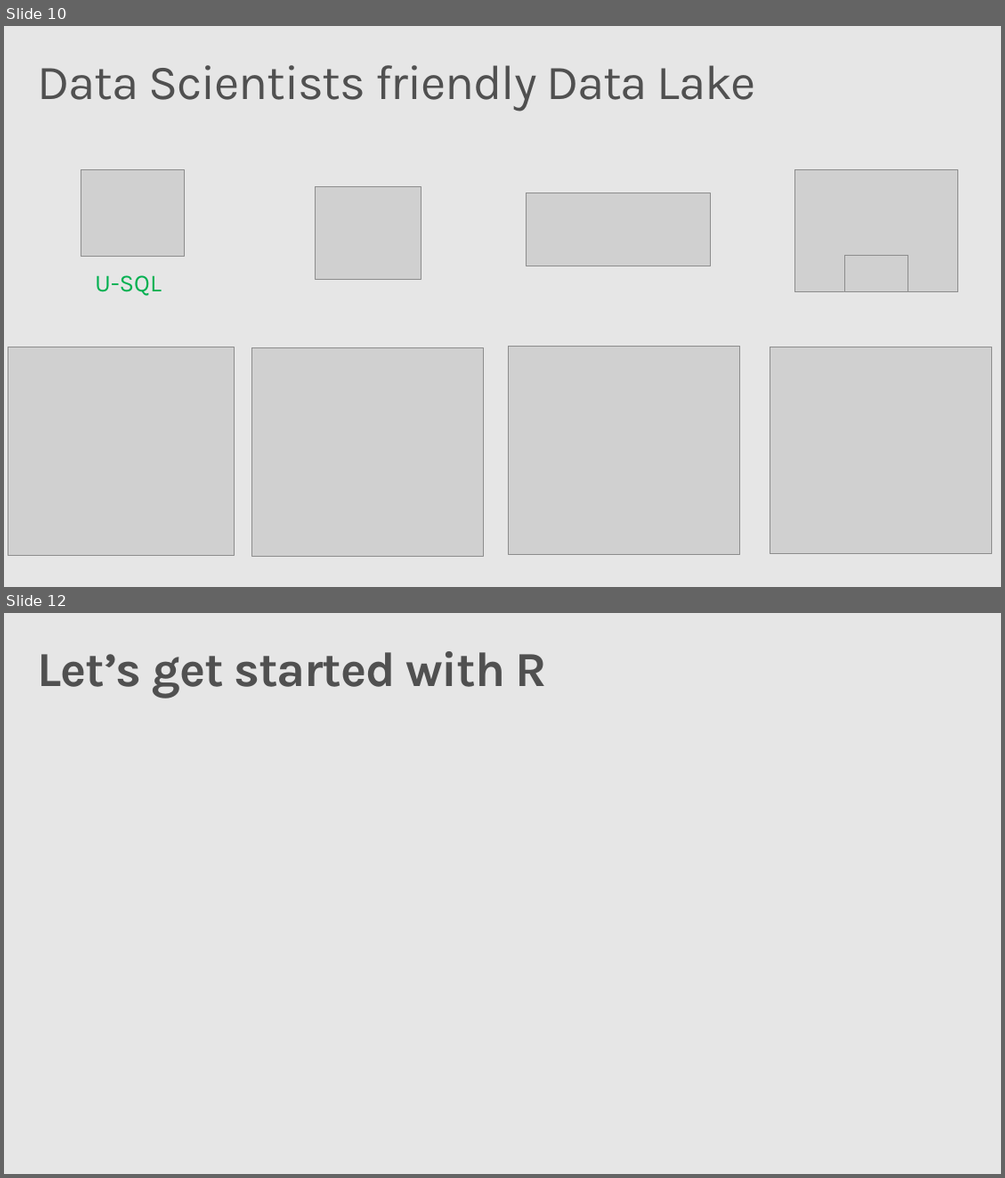
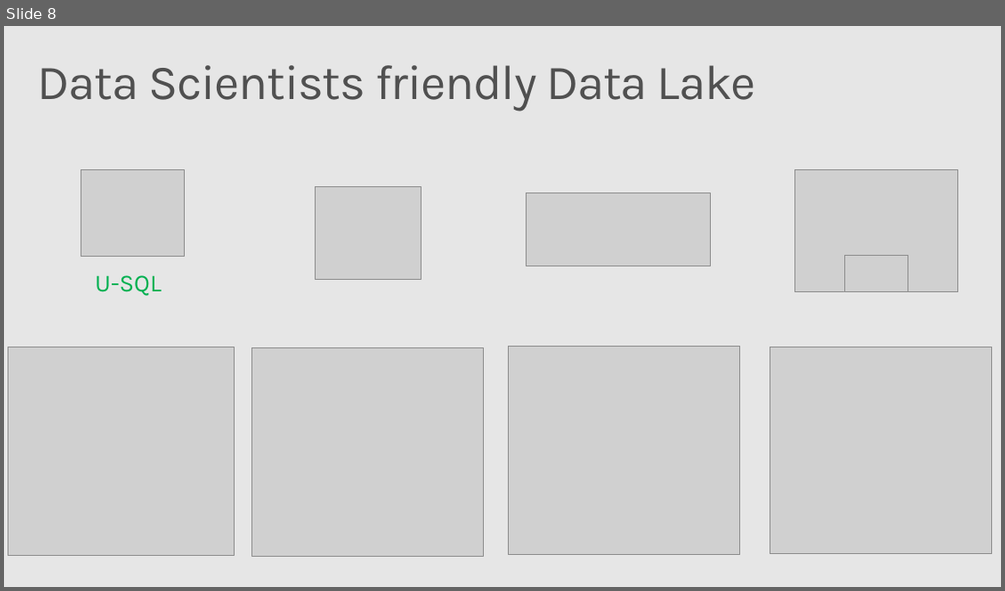
Before and after one commit to wguo123/mlads2017s, a slide deck: MLADS_2017S_159_v7.pptx. Shown one above the other, each under a label of ours: slides 10 and 12 before the commit, slide 8 after it; the slides between them are not shown. The pictures are 1005x1178 and 1005x591 pixels, drawn with LibreOffice and Linux fonts; fonts in the diff are those of the drawing; grey boxes stand for pictures; background and template pictures are left out. Boxes give left, top, right and bottom in pixels: in the first picture for what was removed or moved away, otherwise in the second. Text is boxed around its words. In the diff, an @@ line names an element or a change of style, - is before the commit and + after.

```diff
--- a/MLADS_2017S_159_v7.pptx
+++ b/MLADS_2017S_159_v7.pptx
@@ slide 12 removed at (4, 613, 1001, 1174), background #E6E6E6 @@
@@ title removed at (38, 651, 547, 698) @@
-Let’s get started with R
@@ what was slide 10 is now slide 8 @@
```
Also in this commit, not shown: 4 slides changed, 13 other slides removed, 4 other files.
